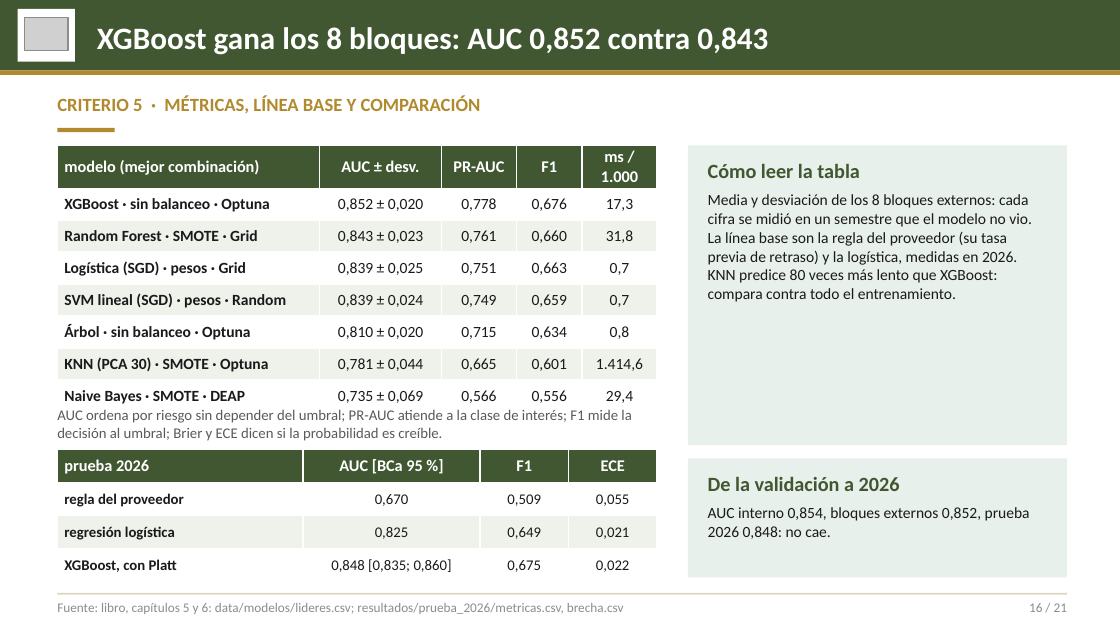
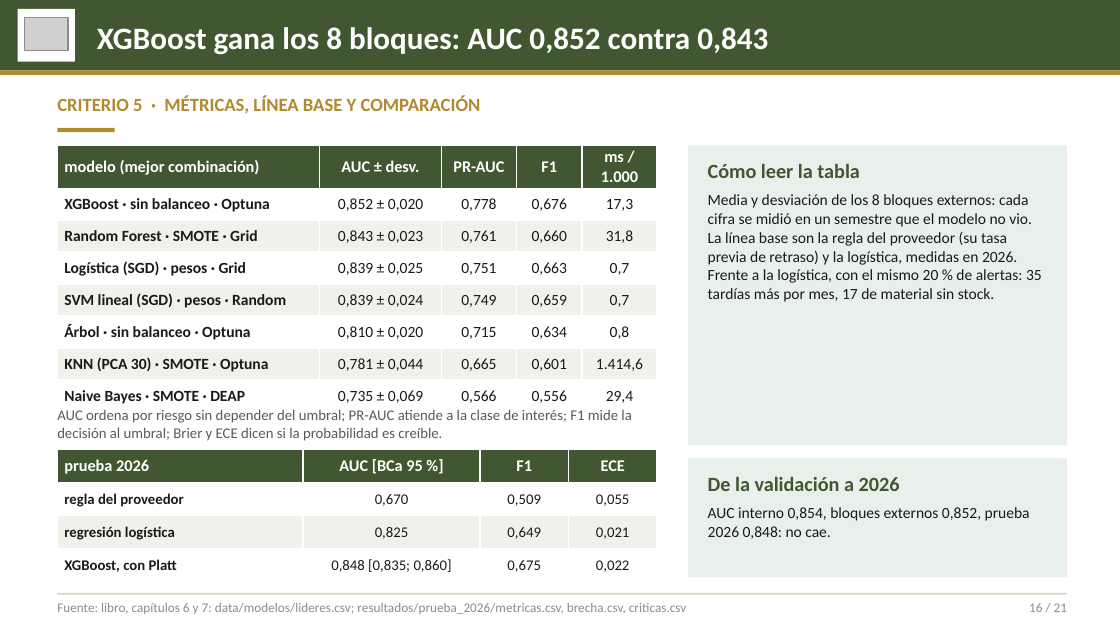
Before and after one commit to ddcarbono/otif-compras-ml, a slide deck: slide 16 of presentacion/sustentacion_otif.pptx. Drawn at 1120x630 pixels with LibreOffice and Linux fonts; fonts in the diff are those of the drawing; grey boxes stand for pictures. Boxes give left, top, right and bottom in pixels: in the first picture for what was removed or moved away, otherwise in the second. Text is boxed around its words. In the diff, an @@ line names an element or a change of style, - is before the commit and + after.

Commit message:
Por qué XGBoost y no la logística con N y M (criticas.csv), capítulo 10 con siete conjuntos públicos, lámina 19 nueva

```diff
--- a/presentacion/sustentacion_otif.pptx
+++ b/presentacion/sustentacion_otif.pptx
@@ text at (x1=708, y1=269, x2=1042, y2=302): text changed @@
-KNN predice 80 veces más lento que XGBoost: compara contra todo el entrenamiento.
+Frente a la logística, con el mismo 20 % de alertas: 35 tardías más por mes, 17 de material sin stock.
@@ text at (x1=57, y1=603, x2=687, y2=614): text changed @@
-Fuente: libro, capítulos 5 y 6: data/modelos/lideres.csv; resultados/prueba_2026/metricas.csv, brecha.csv
+Fuente: libro, capítulos 6 y 7: data/modelos/lideres.csv; resultados/prueba_2026/metricas.csv, brecha.csv, criticas.csv
```
Also in this commit, not shown: 14 other slides changed, 1 slide added, 1 slide removed, 30 other files.
